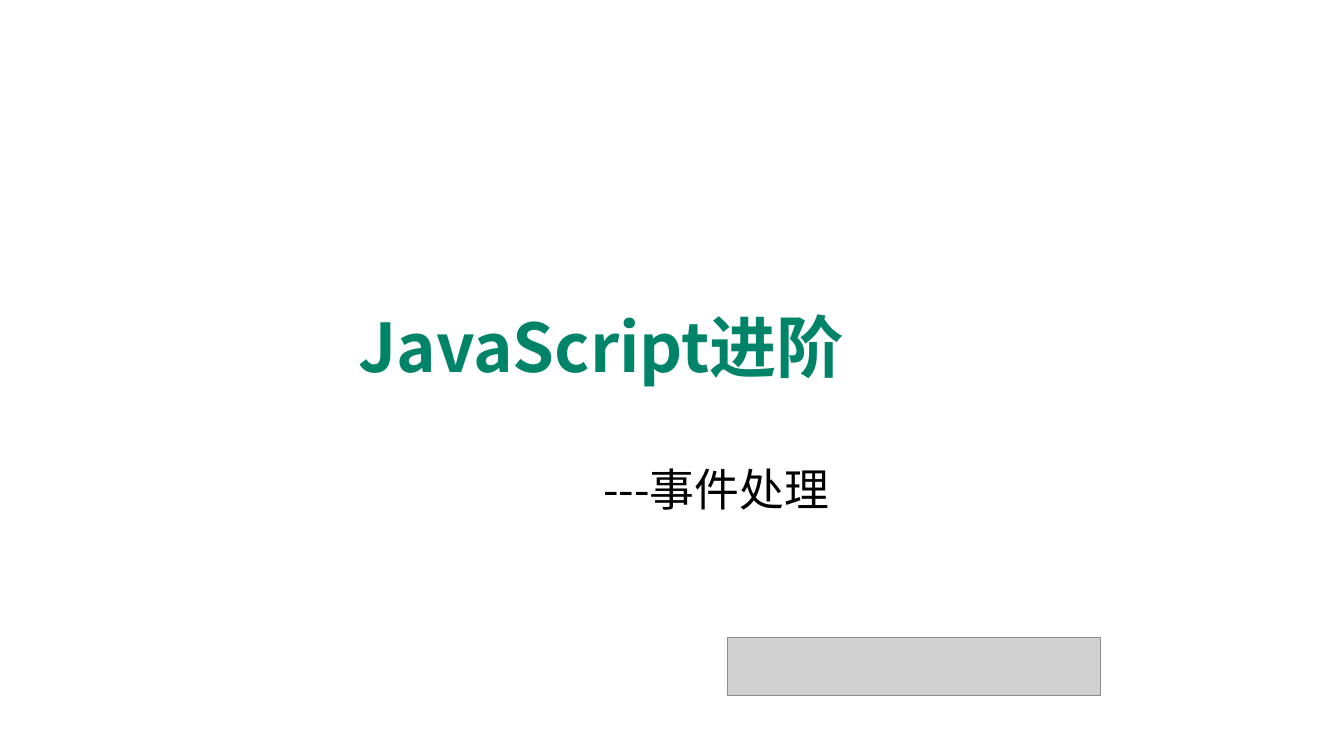
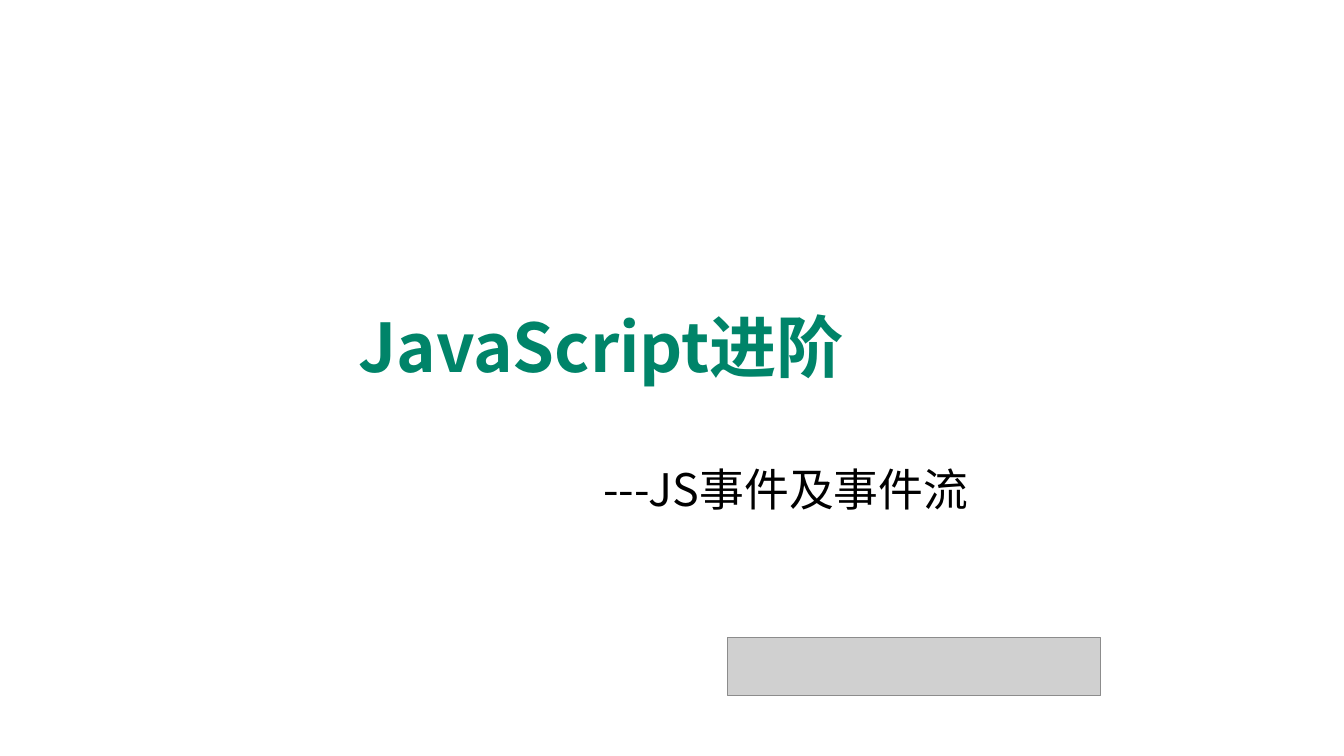
Before and after one commit to edu2act/course-javascript-advanced, a slide deck: slide 1 of 课程PPT/25.事件处理（事件流-待修改）.pptx. Drawn at 1344x756 pixels with LibreOffice and Linux fonts; fonts in the diff are those of the drawing; grey boxes stand for pictures; background and template pictures are left out. Boxes give left, top, right and bottom in pixels: in the first picture for what was removed or moved away, otherwise in the second. Text is boxed around its words. In the diff, an @@ line names an element or a change of style, - is before the commit and + after.

```diff
--- a/课程PPT/25.事件处理（事件流-待修改）.pptx
+++ b/课程PPT/25.事件处理（事件流-待修改）.pptx
@@ text at <box>603,468,968,510</box>: text changed @@
----事件处理
+---JS事件及事件流
```
Also in this commit, not shown: 1 other slide changed, 10 slides added, 6 other files.
